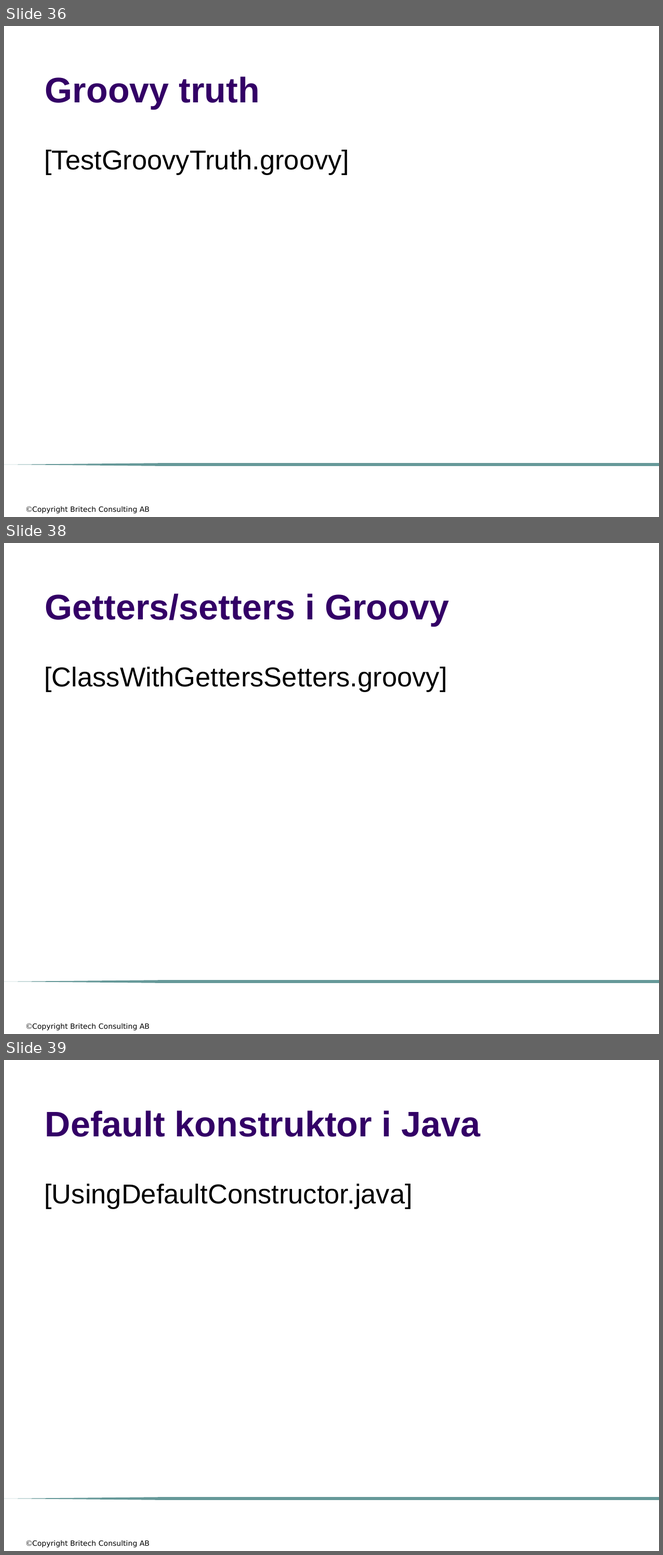
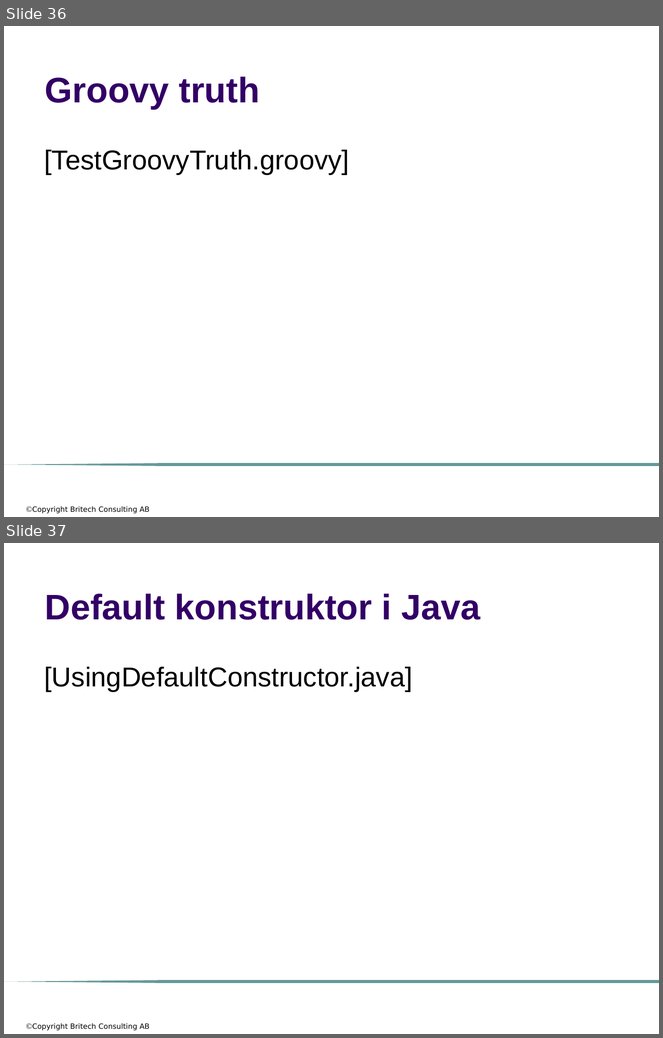
Before and after one commit to me97esn/groovyseminarium, a slide deck: groovyseminarie/dokument/groovyseminarium_source_w_logo.pptx. Shown one above the other, each under a label of ours: slides 36, 38 and 39 before the commit, slides 36 and 37 after it; the slides between them are not shown. The pictures are 663x1555 and 663x1038 pixels, drawn with LibreOffice and Linux fonts; fonts in the diff are those of the drawing; background and template pictures are left out. Boxes give left, top, right and bottom in pixels: in the first picture for what was removed or moved away, otherwise in the second. Text is boxed around its words. In the diff, an @@ line names an element or a change of style, - is before the commit and + after.

```diff
--- a/groovyseminarie/dokument/groovyseminarium_source_w_logo.pptx
+++ b/groovyseminarie/dokument/groovyseminarium_source_w_logo.pptx
@@ slide 38 removed at (x1=4, y1=543, x2=659, y2=1034), background #FFFFFF; not listed: 2 template elements that a slide beside it also shows @@
@@ title removed at (x1=45, y1=593, x2=449, y2=626) @@
-Getters/setters i Groovy
@@ text removed at (x1=44, y1=667, x2=447, y2=692) @@
-[ClassWithGettersSetters.groovy]
@@ what was slide 39 is now slide 37 @@
```
Also in this commit, not shown: 1 slide changed, 1 other slide removed, 2 other files.
